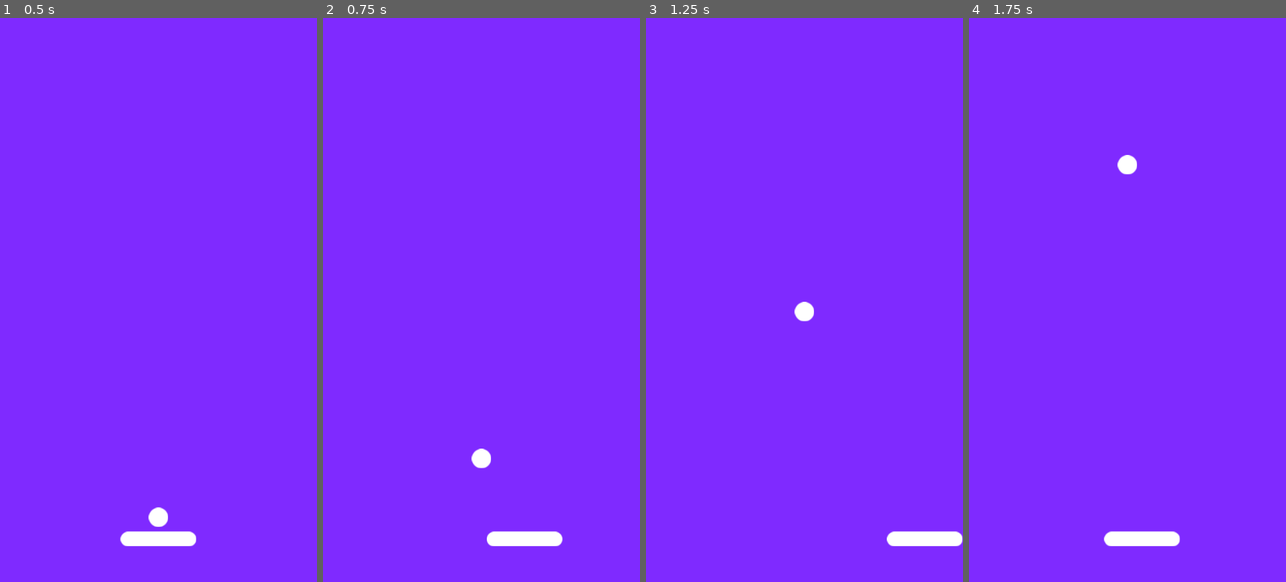
Above: before the commit, frames 1-4 (left to right).
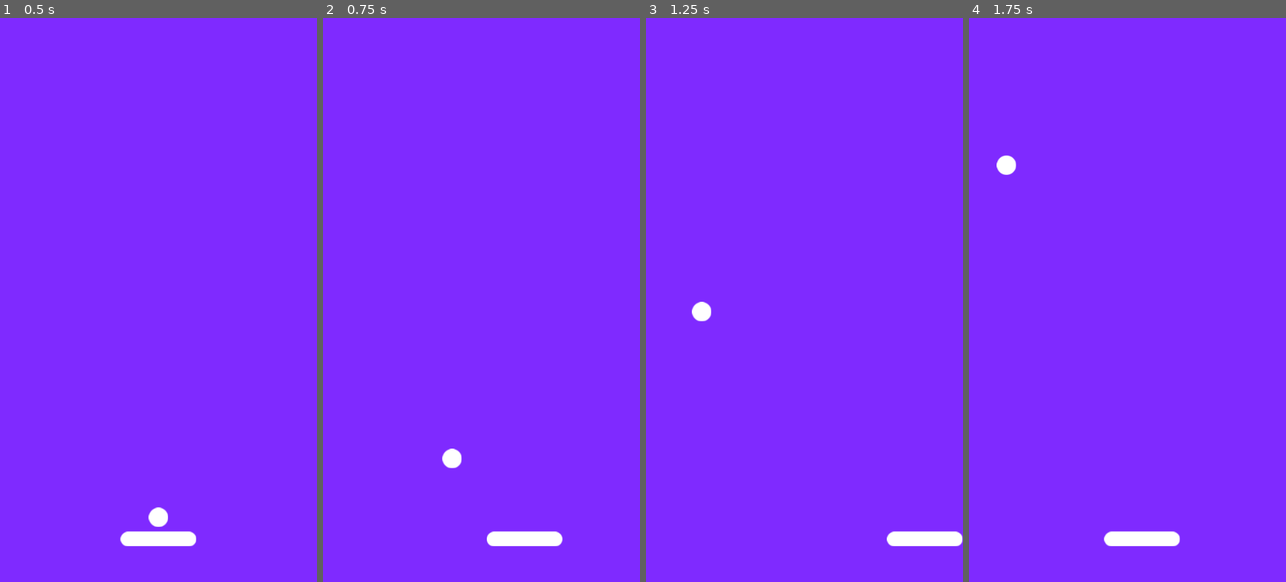
Above: after the commit, the same moments.

Repository: felipemaximo01/SpacePongGame
Game: Godot game, scene res://scenes/game.tscn
The game is run twice, just before and just after one commit, with the same random seed, the same clock (stepped at 60 frames per second) and the same inputs.
Inputs:
- Up to frame 1 (0.5 s): no input
- Up to frame 2 (0.75 s): tap Enter at 0.5 s; hold Right (ui_right) from 0.53 s (still down); hold Space (Start) from 0.53 s (still down)
- Up to frame 3 (1.25 s): keep holding Right (ui_right); keep holding Space (Start)
- Up to frame 4 (1.75 s): release Right (ui_right) at 1.28 s; release Space (Start) at 1.28 s; hold Left (ui_left) from 1.28 s (still down); tap Space (Start) at 1.35 s

Frame 1 is identical in both runs. In frame 2, 0.4% of the frame differs, in the area x 37-54%, y 76-80%; in frame 3, 0.4%; in frame 4, 0.4%.

Commit message:
adicionando lacamento vertical a bola e incrementacao de velocidade da mesma

Diff:
--- a/scripts/ball.gd
+++ b/scripts/ball.gd
@@ -2,13 +2,19 @@
 
 var started = false
 var start_speed = 500
+var incremental_speed = 1.02
+var angle = [-250,250]
 
 func _physics_process(delta):
 	if Input.is_action_pressed("Start") and started == false:
 		start_game()
 
-	move_and_collide(velocity*delta)
+	if started:
+		var collision = move_and_collide(velocity*delta)
+		if collision != null:
+			velocity = velocity.bounce(collision.get_normal()) * incremental_speed
 
 func start_game():
 	started = true
 	velocity.y = -start_speed
+	velocity.x = angle.pick_random()
